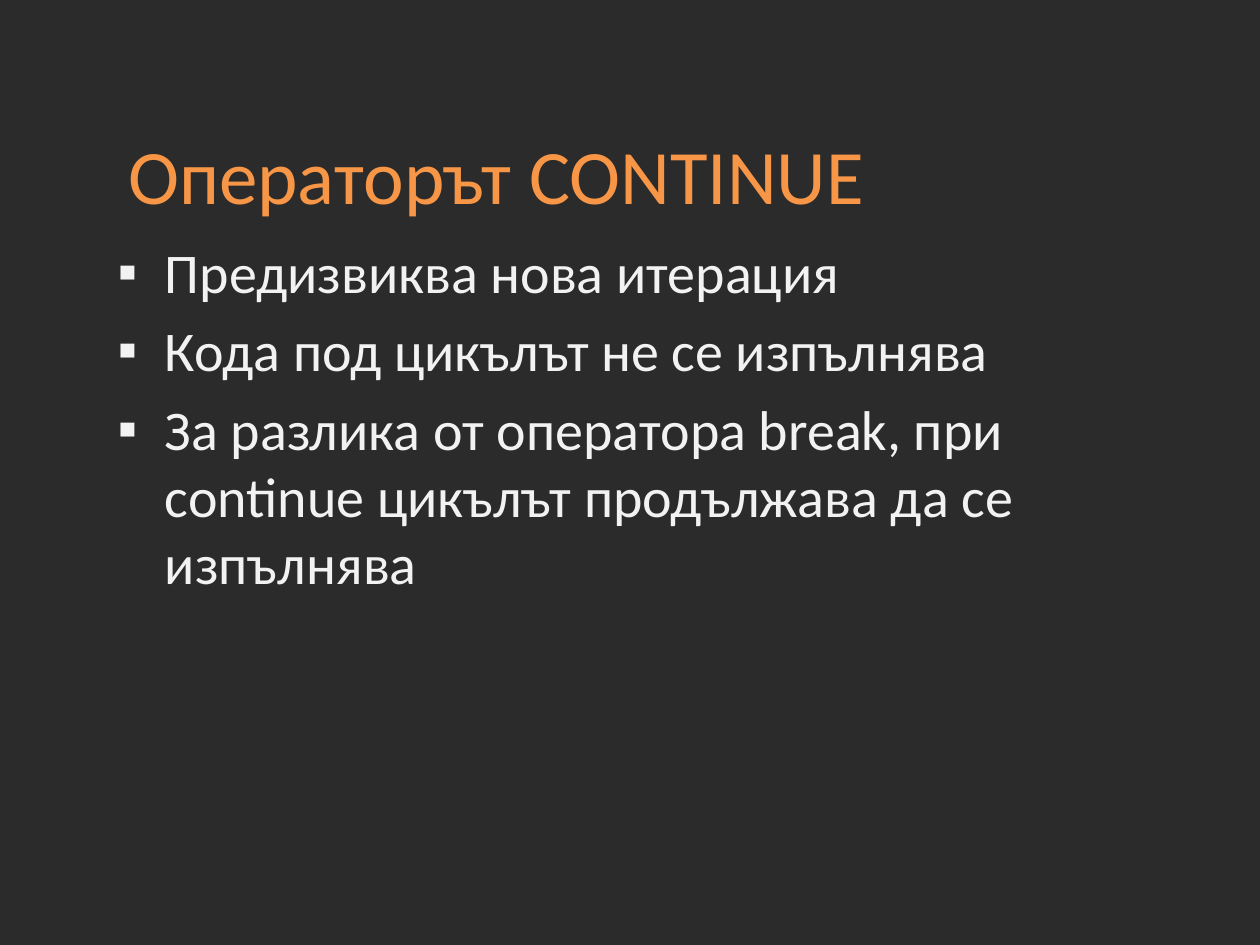
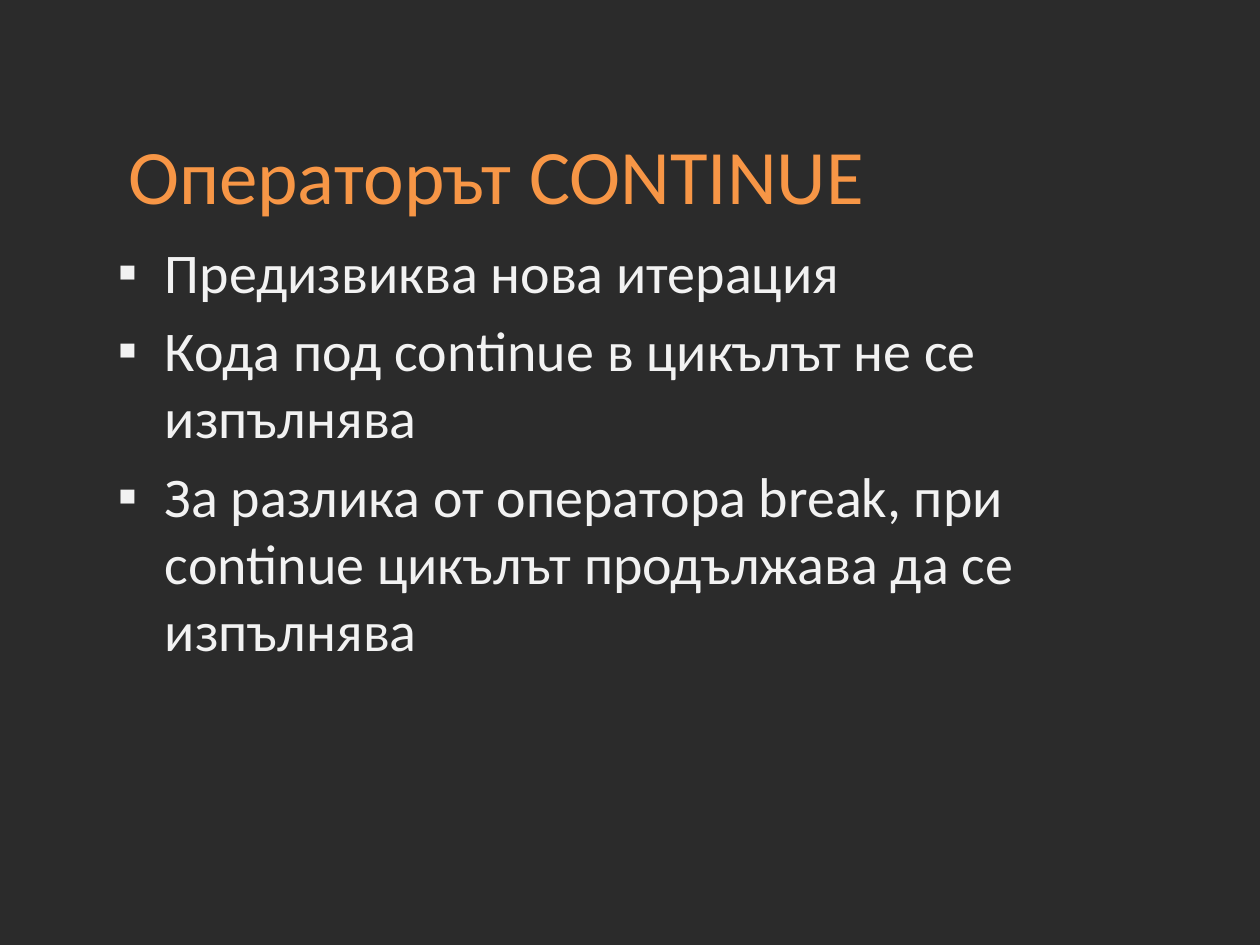
Before and after one commit to Academy-Soft-Intellect/Introduction-Into-Programming-Online, a slide deck: slide 17 of 05-Loops.pptx. Drawn at 1260x945 pixels with LibreOffice and Linux fonts; fonts in the diff are those of the drawing; background and template pictures are left out; a plain dark background stands for a picture behind light text. Boxes give left, top, right and bottom in pixels: in the first picture for what was removed or moved away, otherwise in the second. Text is boxed around its words. In the diff, an @@ line names an element or a change of style, - is before the commit and + after.

```diff
--- a/05-Loops.pptx
+++ b/05-Loops.pptx
@@ text at box(165, 332, 975, 439): text changed @@
-▪ Кода под цикълът не се изпълнява
+▪ Кода под continue в цикълът не се изпълнява
```
Also in this commit, not shown: 1 other slide changed, 4 other files.
